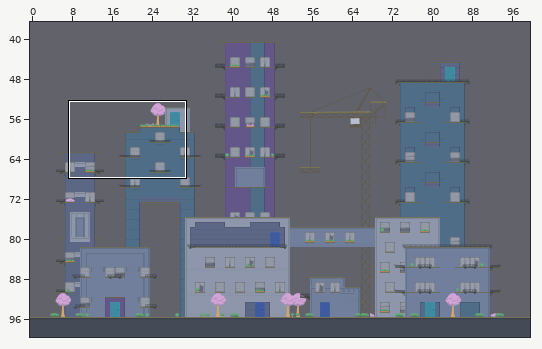
Tiled map (JSON): public/assets/maps/city.json. Above, an overview of the earlier version with the close-up marked.
Close-up. Before:
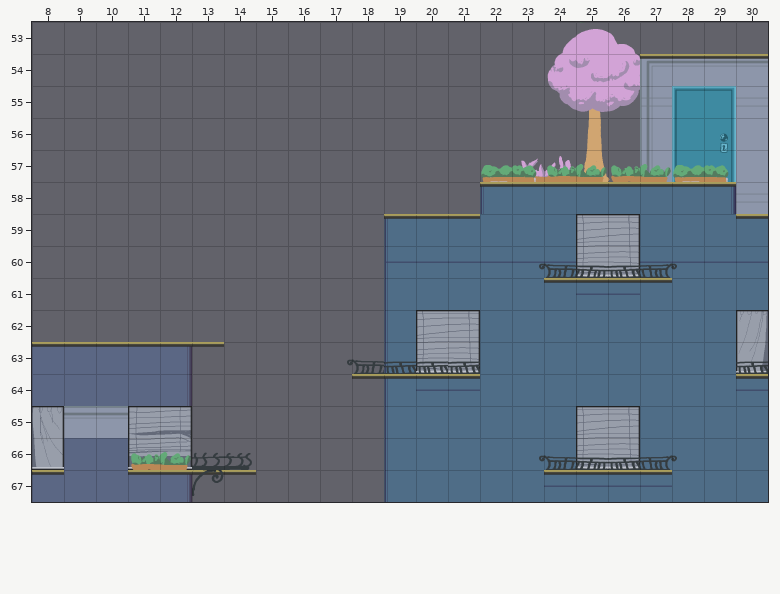
Cells are 100x100 px. Shown: x 8..30, y 53..67. The commit also changed other parts of the map, which this record leaves out.
And afterwards:
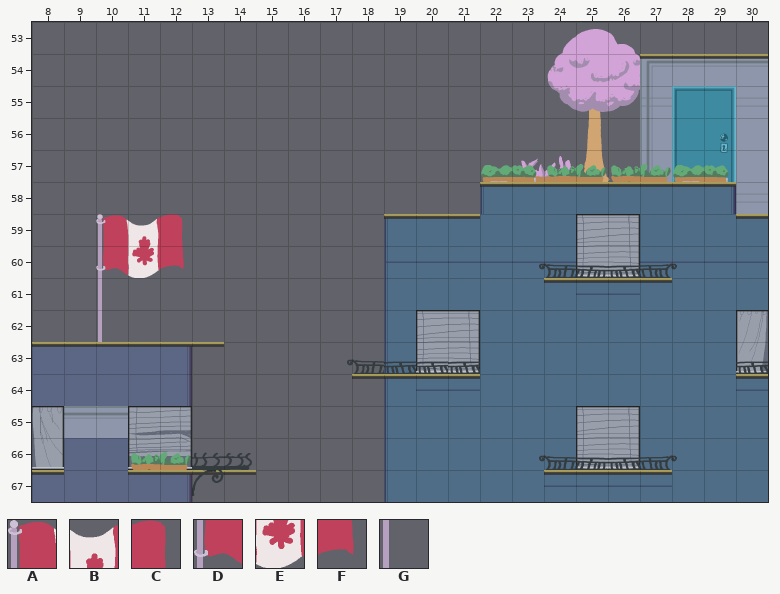
Key: from "tileset_buildings": A 218, B 219, C 220, D 258, E 259, F 260, G 297.
_ is an empty cell.
The exact change:
Layer "Background Tiles":
There is now tile A in row 59 at x 10.
There is now tile B in row 59 at x 11.
There is now tile C in row 59 at x 12.
There is now tile D in row 60 at x 10.
There is now tile E in row 60 at x 11.
There is now tile F in row 60 at x 12.
There is now tile G in rows 61 to 62 at x 10.
Where, in picture pixels (left, top, right, bottom), the same in both close-ups:
added: (96, 214, 184, 342)
